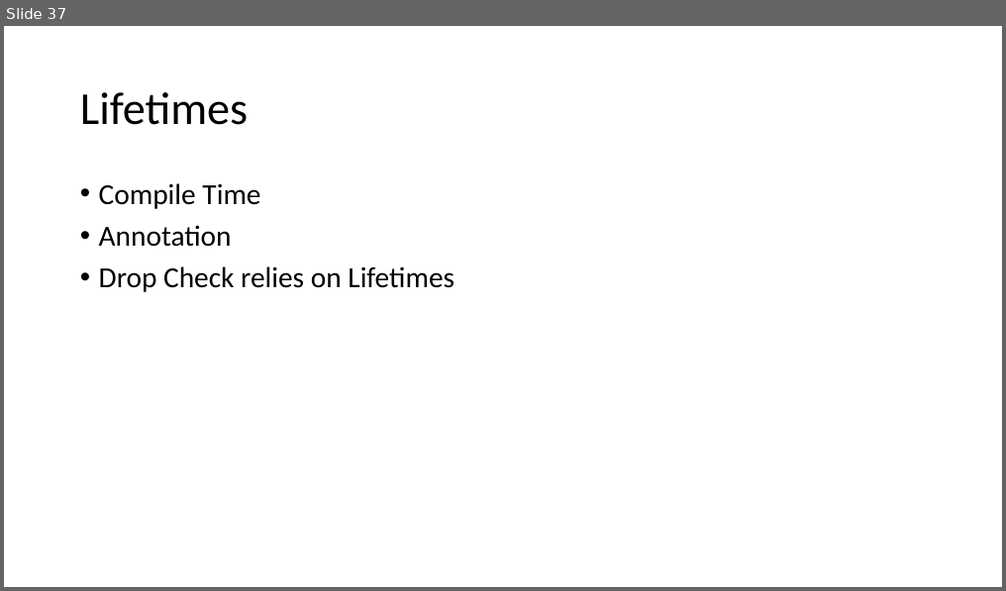
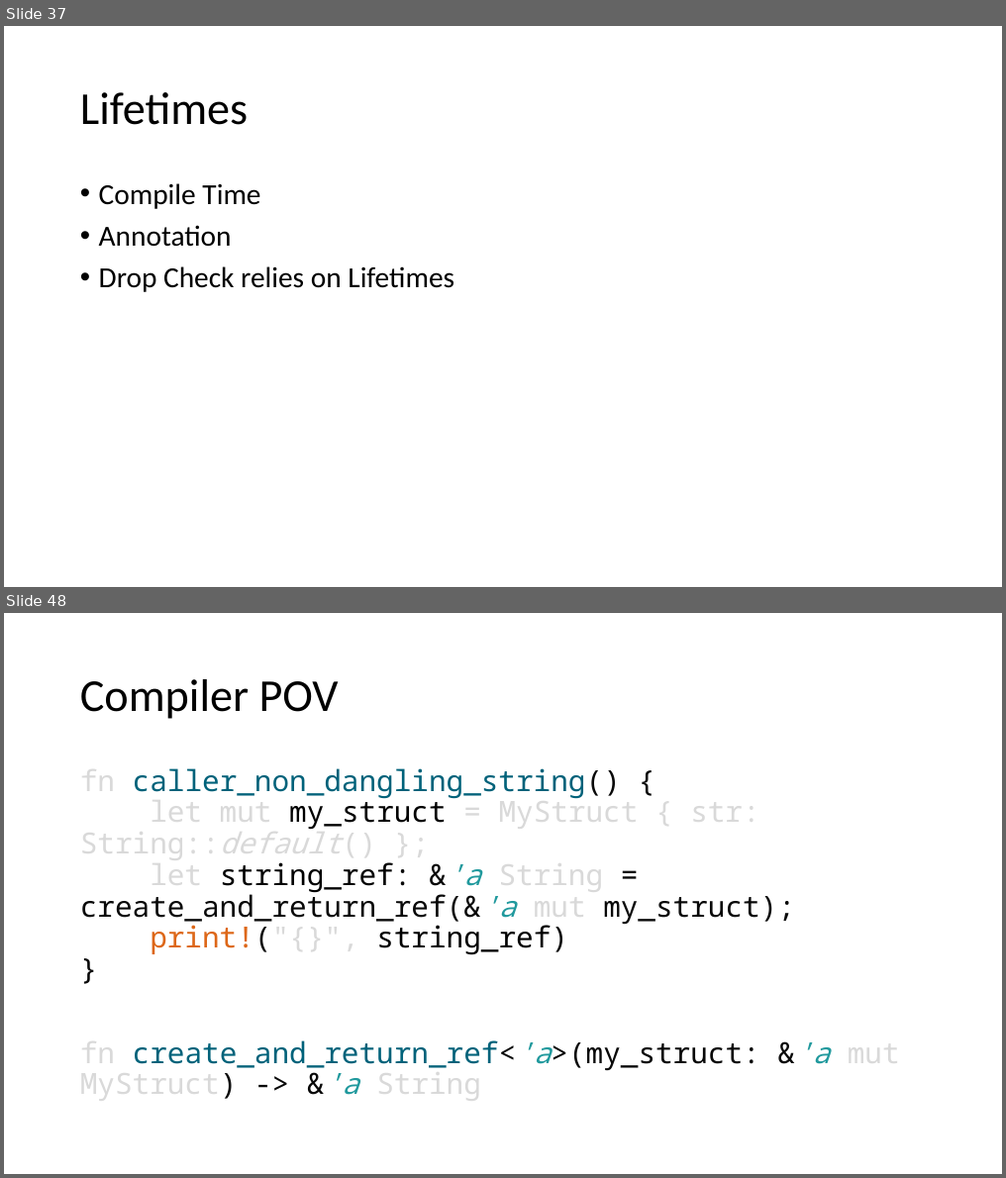
Before and after one commit to kugushev/course-rust-basics, a slide deck: src/02-Ownership/02-Ownership.pptx. Shown one above the other, each under a label of ours: slide 37 before the commit, slides 37 and 48 after it; the slides between them are not shown. The pictures are 1006x591 and 1006x1178 pixels, drawn with LibreOffice and Linux fonts; fonts in the diff are those of the drawing. Boxes give left, top, right and bottom in pixels: in the first picture for what was removed or moved away, otherwise in the second. Text is boxed around its words. In the diff, an @@ line names an element or a change of style, - is before the commit and + after.

```diff
--- a/src/02-Ownership/02-Ownership.pptx
+++ b/src/02-Ownership/02-Ownership.pptx
@@ slide 48 added at (4,613,1002,1174), background #FFFFFF @@
@@ title added at (80,679,339,719), 44 pt, text #000000 @@
+Compiler POV
@@ text added at (80,761,900,1104), 28 pt, text #D9D9D9 @@
+fn caller_non_dangling_string() {
+let mut my_struct = MyStruct { str: String::default() };
+let string_ref: &'a String = create_and_return_ref(&'a mut my_struct);
+print!("{}", string_ref)
+}
+fn create_and_return_ref<'a>(my_struct: &'a mut MyStruct) -> &'a String
```
Also in this commit, not shown: 7 slides changed, 12 other slides added, 1 other file.
